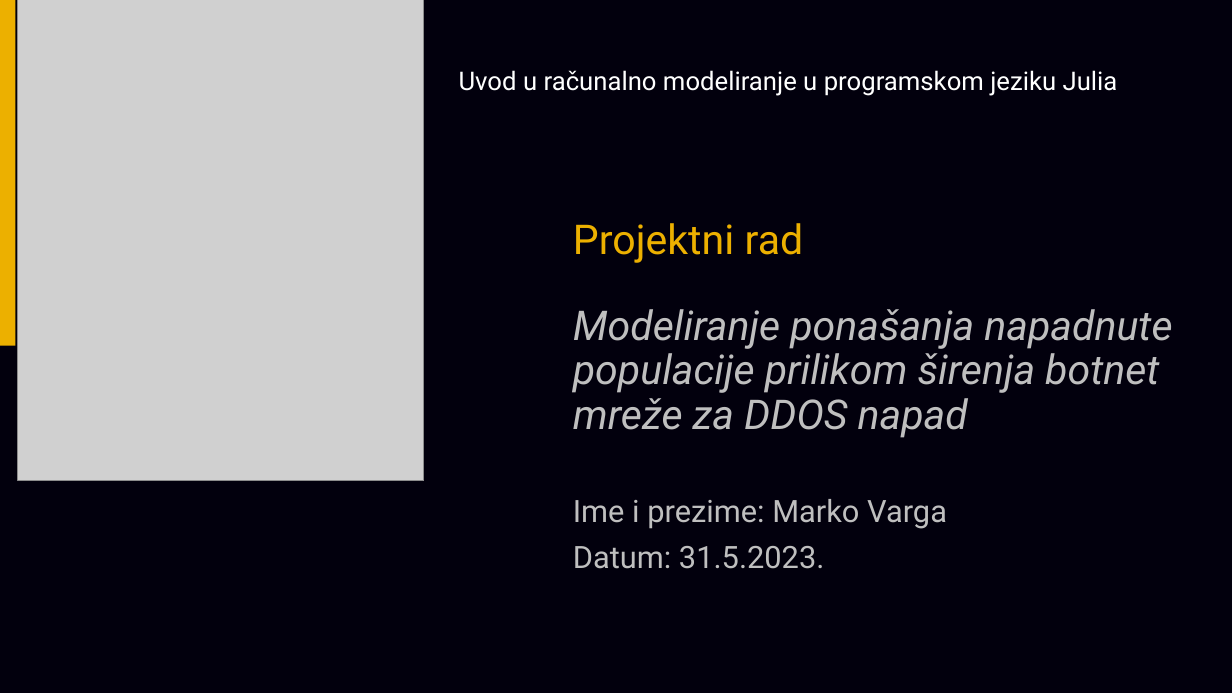
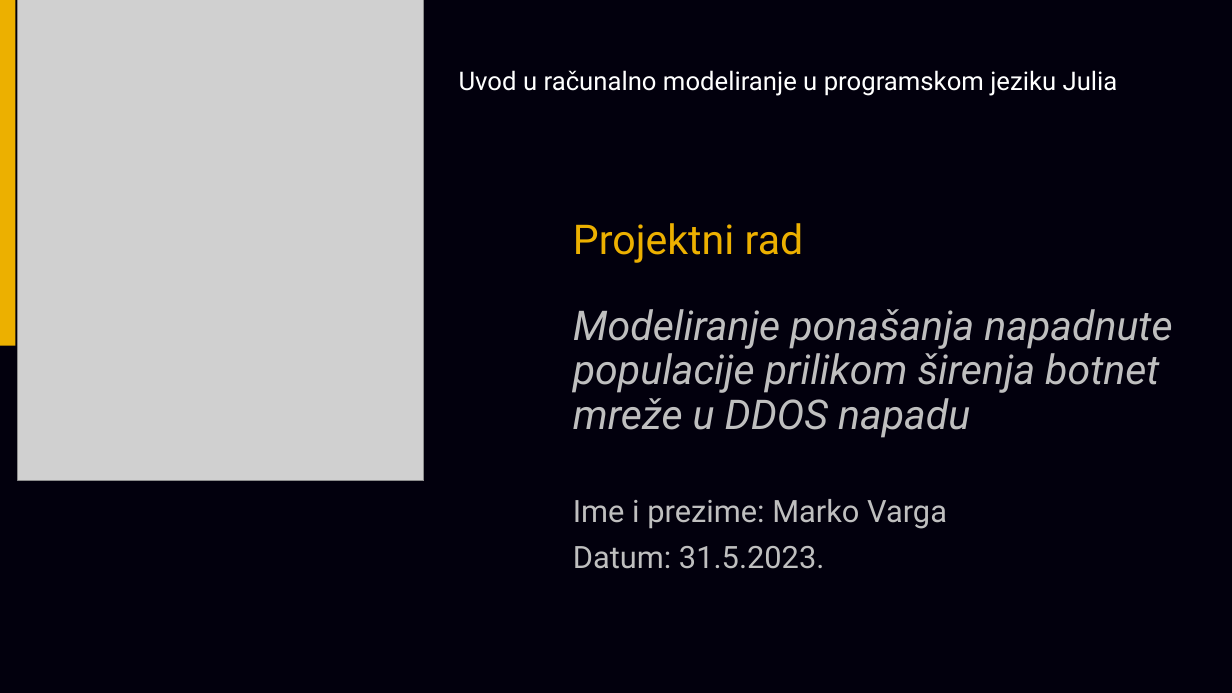
Before and after one commit to mv54173/julia, a slide deck: slide 1 of projekt/projektni_rad_Marko_Varga.pptx. Drawn at 1232x693 pixels with LibreOffice and Linux fonts; fonts in the diff are those of the drawing; grey boxes stand for pictures. Boxes give left, top, right and bottom in pixels: in the first picture for what was removed or moved away, otherwise in the second. Text is boxed around its words. In the diff, an @@ line names an element or a change of style, - is before the commit and + after.

```diff
--- a/projekt/projektni_rad_Marko_Varga.pptx
+++ b/projekt/projektni_rad_Marko_Varga.pptx
@@ text at (573, 309, 1172, 438): text changed @@
-Modeliranje ponašanja napadnute
-populacije prilikom širenja botnet
-mreže za DDOS napad
+Modeliranje ponašanja napadnute
+populacije prilikom širenja botnet
+mreže u DDOS napadu
```
Also in this commit, not shown: 5 other slides changed, 1 slide added.
